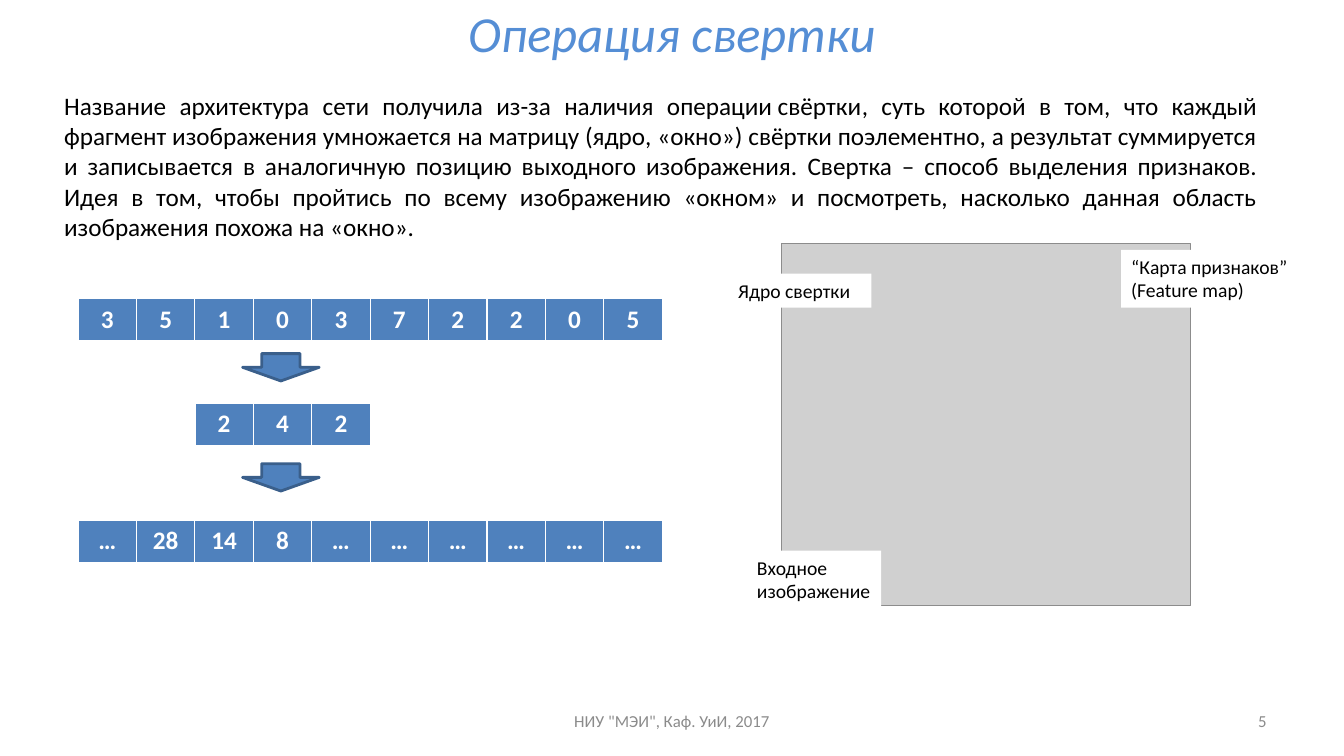
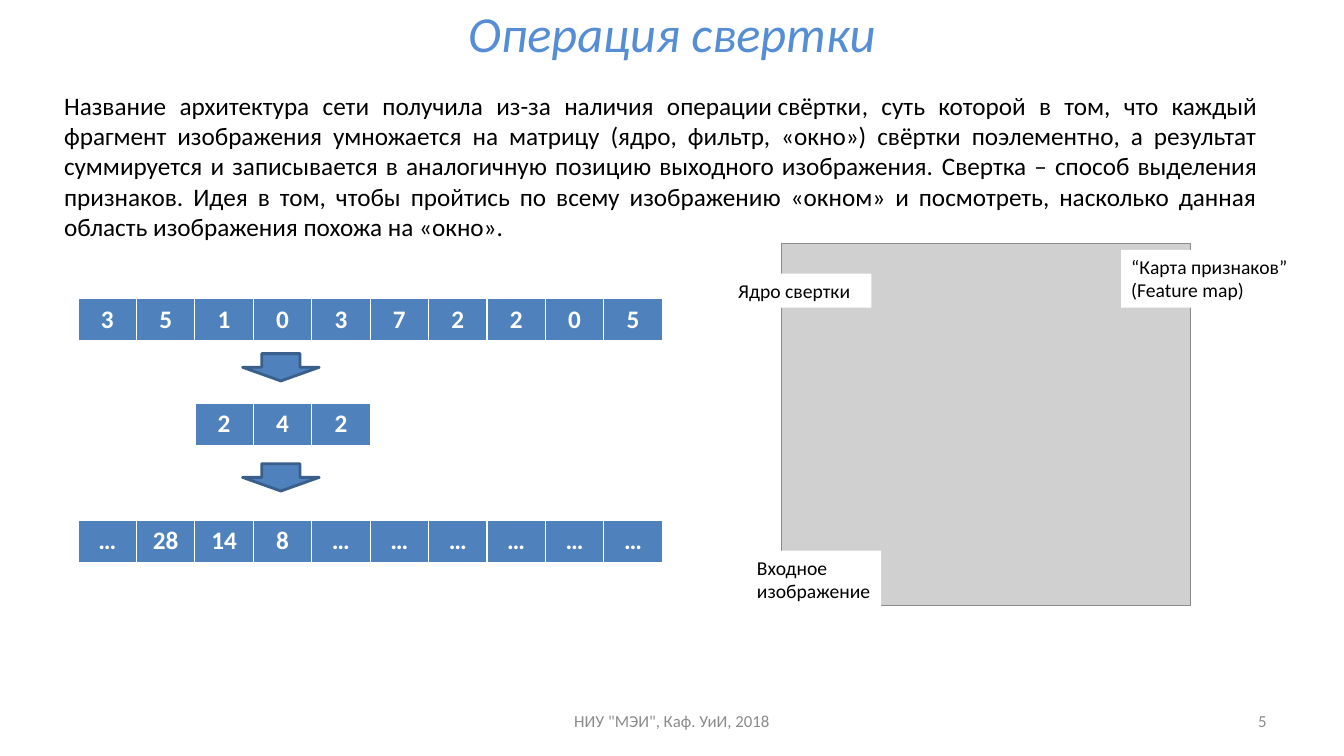
Before and after one commit to uii-mpei/uii-mpei.github.io, a slide deck: slide 5 of study/courses/iis/IIS_lec_9.pptx. Drawn at 1344x756 pixels with LibreOffice and Linux fonts; fonts in the diff are those of the drawing; grey boxes stand for pictures. Boxes give left, top, right and bottom in pixels: in the first picture for what was removed or moved away, otherwise in the second. Text is boxed around its words. In the diff, an @@ line names an element or a change of style, - is before the commit and + after.

```diff
--- a/study/courses/iis/IIS_lec_9.pptx
+++ b/study/courses/iis/IIS_lec_9.pptx
@@ text at (x1=64, y1=98, x2=1257, y2=240): text changed @@
-Название архитектура сети получила из-за наличия операции свёртки, суть которой в том, что каждый фрагмент изображения умножается на матрицу (ядро, «окно») свёртки поэлементно, а результат суммируется и записывается в аналогичную позицию выходного изображения. Свертка – способ выделения признаков. Идея в том, чтобы пройтись по всему изображению «окном» и посмотреть, насколько данная область изображения похожа на «окно».
+Название архитектура сети получила из-за наличия операции свёртки, суть которой в том, что каждый фрагмент изображения умножается на матрицу (ядро, фильтр, «окно») свёртки поэлементно, а результат суммируется и записывается в аналогичную позицию выходного изображения. Свертка – способ выделения признаков. Идея в том, чтобы пройтись по всему изображению «окном» и посмотреть, насколько данная область изображения похожа на «окно».
@@ text at (x1=574, y1=715, x2=769, y2=730): text changed @@
-НИУ "МЭИ", Каф. УиИ, 2017
+НИУ "МЭИ", Каф. УиИ, 2018
```
Also in this commit, not shown: 10 other slides changed, 1 other file.
